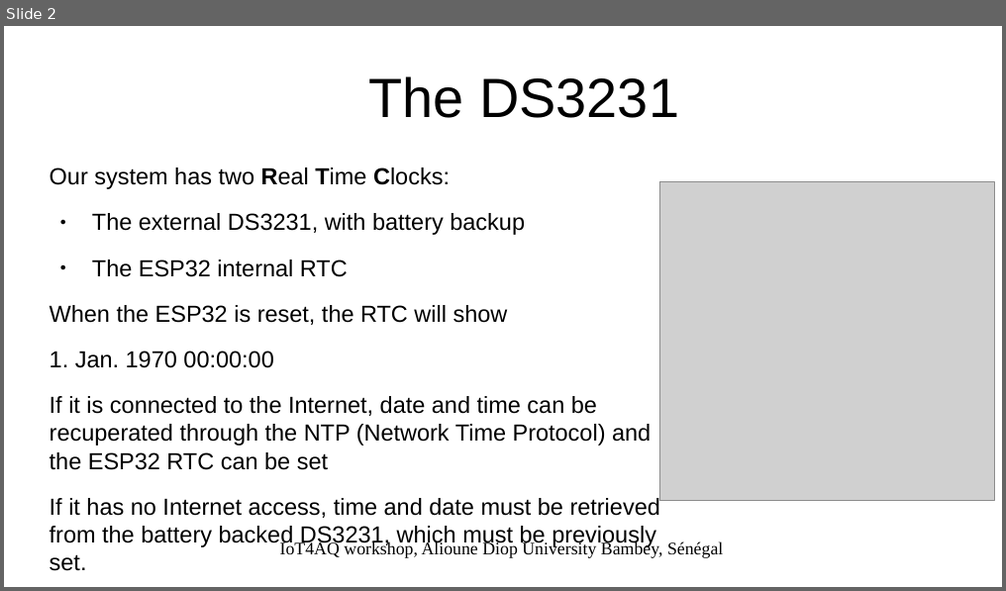
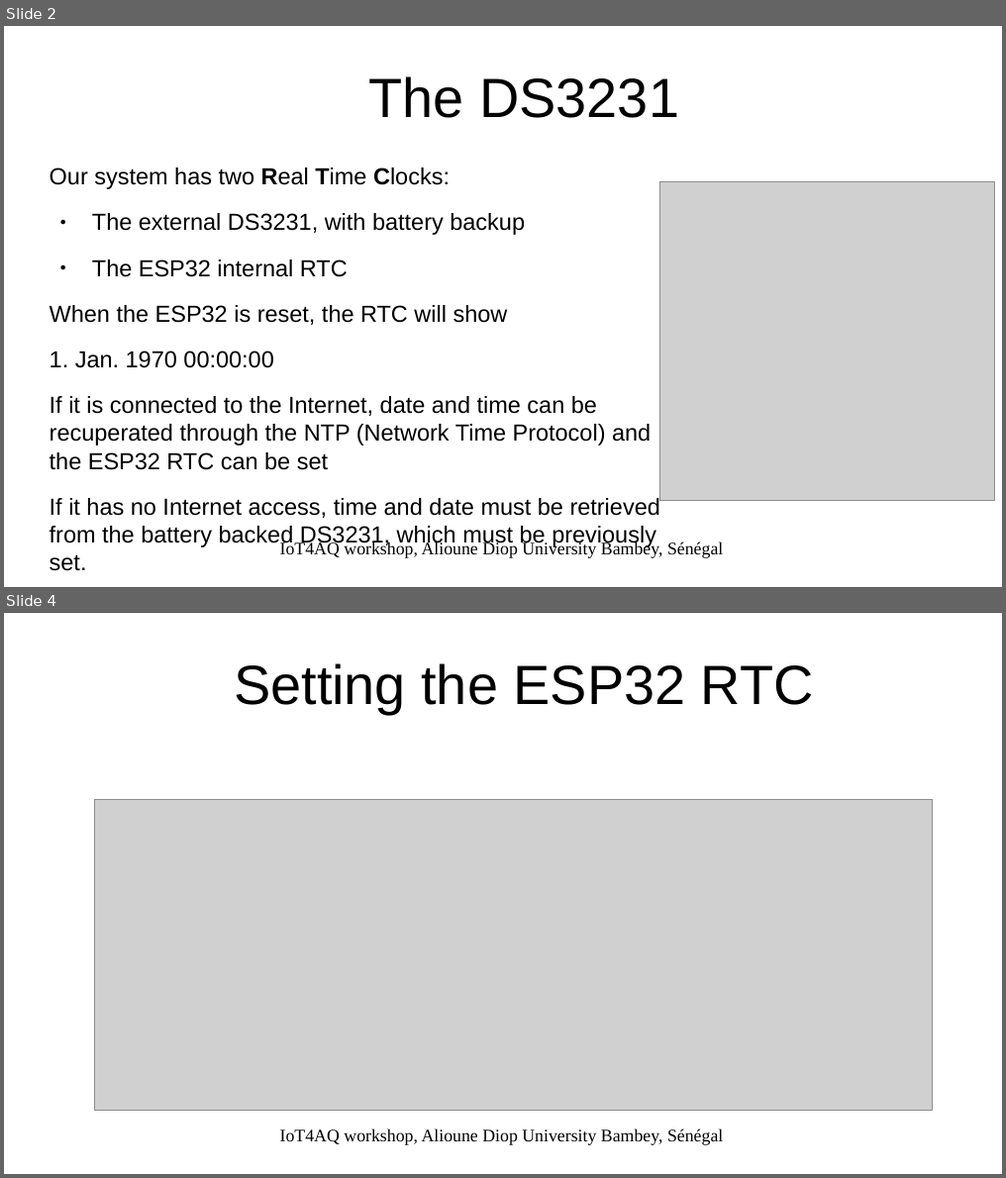
Before and after one commit to uraich/IoT4AQ, a slide deck: workshop/slides/iot4aq_rtc.odp. Shown one above the other, each under a label of ours: slide 2 before the commit, slides 2 and 4 after it; the slides between them are not shown. The pictures are 1006x591 and 1006x1178 pixels, drawn with LibreOffice and Linux fonts; fonts in the diff are those of the drawing; grey boxes stand for pictures; background and template pictures are left out. Boxes give left, top, right and bottom in pixels: in the first picture for what was removed or moved away, otherwise in the second. Text is boxed around its words. In the diff, an @@ line names an element or a change of style, - is before the commit and + after.

```diff
--- a/workshop/slides/iot4aq_rtc.odp
+++ b/workshop/slides/iot4aq_rtc.odp
@@ slide 4 added at [4, 613, 1002, 1174], background #FFFFFF @@
@@ title added at [234, 663, 814, 714], 44 pt, text #000000 @@
+Setting the ESP32 RTC
@@ picture added at [94, 799, 933, 1111] @@
@@ text added at [280, 1129, 723, 1146], 14 pt, text #000000 @@
+IoT4AQ workshop, Alioune Diop University Bambey, Sénégal
```
Also in this commit, not shown: 1 slide changed, 8 other slides added, 8 other files.
